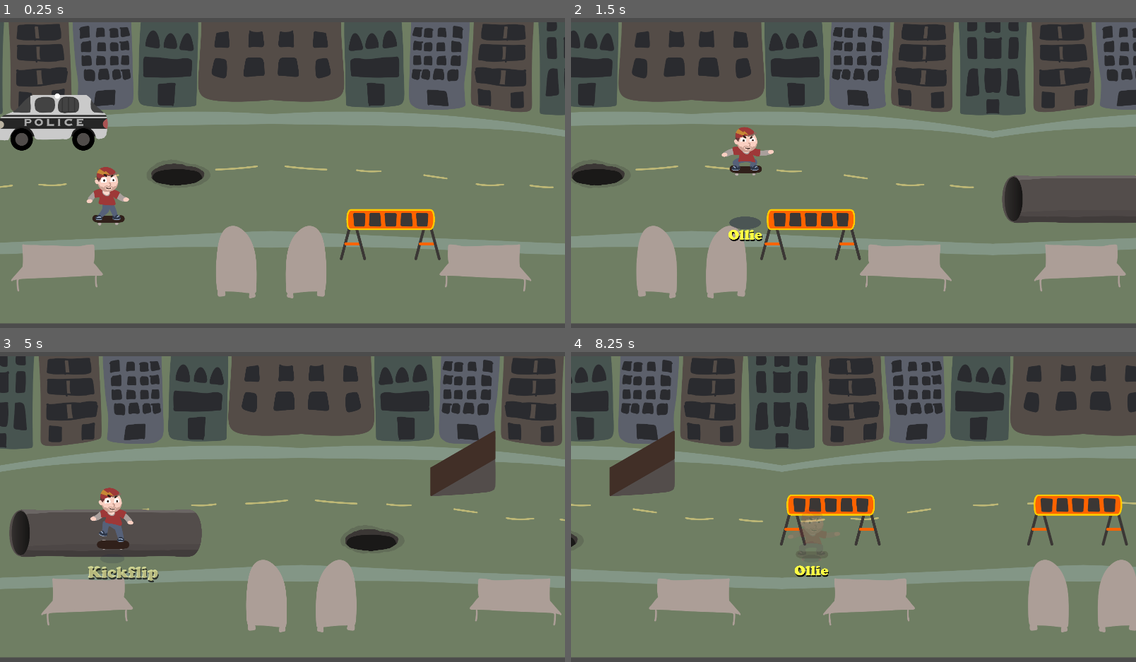
Above: before the commit, frames 1-4 (two rows, left to right).
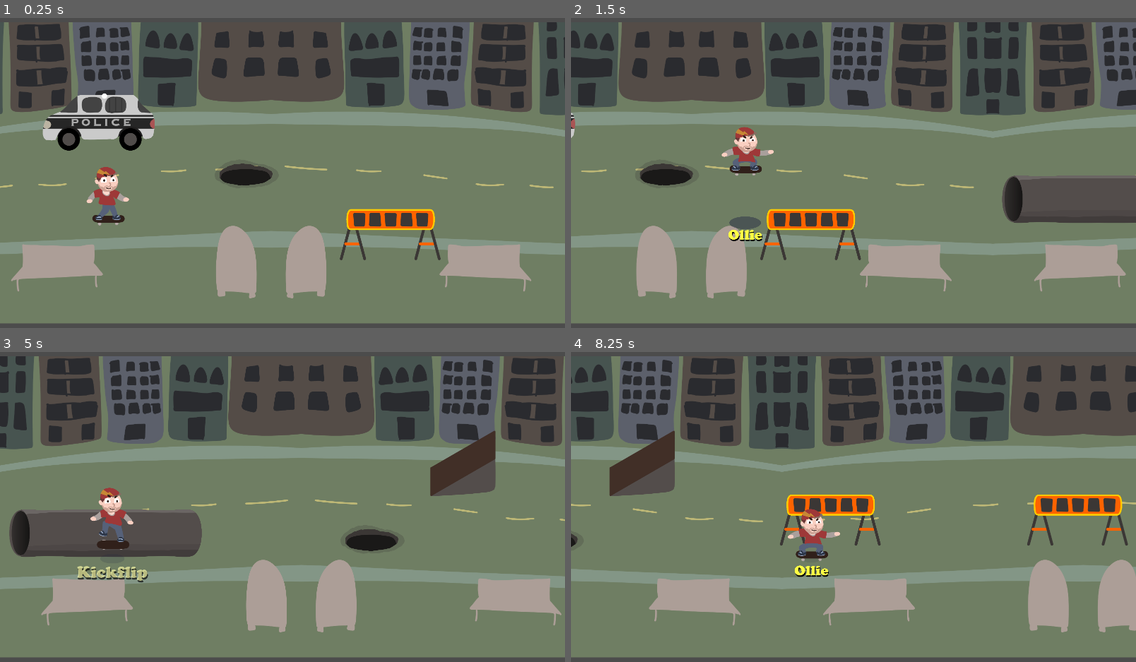
Above: after the commit, the same moments.

Repository: proximadams/The-Radical-Adventures-of-Chris-Pointon
Game: Godot game, scene res://scenes/Level.tscn
Same seed, same stepped clock (60 frames per second), same inputs: the game is played once before the commit and once after it.
Inputs:
- Up to frame 1 (0.25 s): no input
- Up to frame 2 (1.5 s): hold D (move_right) 0.53-1.28 s; hold Down (shift_crouch) 0.53-1.28 s; tap Up (shift_jump) at 0.77 s; hold Left (shift_back) from 1.28 s (still down); tap Down (shift_crouch) at 1.35 s
- Up to frame 3 (5 s): tap Up (shift_jump) at 1.52, 3.02, 3.77, 4.52 s; release Left (shift_back) at 2.03 s; hold D (move_right) 2.03-2.78 s; hold Down (shift_crouch) 2.03-2.78 s; hold Right (shift_forward) 2.78-3.53 s; tap Down (shift_crouch) at 2.85, 4.35 s; hold Down (shift_crouch) 3.53-4.28 s; hold A (move_left) from 3.53 s (still down)
- Up to frame 4 (8.25 s): release A (move_left) at 5.03 s; hold Left (shift_back) 5.03-5.78 s; hold Down (shift_crouch) 5.03-5.78 s; hold D (move_right) 5.78-6.53 s; tap Down (shift_crouch) at 5.85, 7.35 s; tap Up (shift_jump) at 6.02, 6.77, 7.52 s; hold Right (shift_forward) 6.53-7.28 s; hold Down (shift_crouch) 6.53-7.28 s; hold D (move_right) 7.28-8.03 s; hold Left (shift_back) from 8.03 s (still down); hold Down (shift_crouch) from 8.03 s (still down)

The runs differ from the first frame. In frame 1, 4.0% of the frame differs, in the area x 0-49%, y 24-55%; in frame 2, 1.1%; in frame 3, 0.4%; in frame 4, 0.7%.

Commit message:
improve ramp animation glitch and barricade hazard

Diff:
--- a/code/Player.gd
+++ b/code/Player.gd
@@ -36,7 +36,7 @@
 func _process(delta: float) -> void:
 	# shifting weight and jumping
 	if not anim.current_animation.begins_with('jump'):
-		if _check_release_shift() and not anim.current_animation.begins_with('grind_end') and not isInTube:
+		if _check_release_shift() and not anim.current_animation.begins_with('grind_end') and not isInTube and not _check_is_on_ramp():
 			if Input.is_action_just_released('shift_crouch'):
 				if _check_is_grinding():
 					anim.play('grind_uncrouch')
@@ -117,7 +117,7 @@
 
 	# tricks
 	_listen_for_trick_inputs(delta)
-	if (anim.current_animation == 'shift_back' or anim.current_ …(473 unchanged characters)… not _check_is_on_ramp() and not isInTube and rampState == NOT_ON:
+	if (anim.current_animation == 'shift_back' or anim.current_ …(473 unchanged characters)… not _check_is_on_ramp() and not isInTube:
 		if _check_is_grinding():
 			anim.play('grind_turn_180_ftb')
 			anim.queue('grind_forward_hold')
--- a/scenes/Barricade.tscn
+++ b/scenes/Barricade.tscn
@@ -6,7 +6,7 @@
 [ext_resource path="res://code/SpriteAdjustZ.gd" type="Script" id=4]
 
 [sub_resource type="RectangleShape2D" id=13]
-extents = Vector2( 293, 48 )
+extents = Vector2( 293, 40 )
 
 [sub_resource type="RectangleShape2D" id=33]
 extents = Vector2( 275, 10 )
@@ -23,7 +23,7 @@
 script = ExtResource( 3 )
 
 [node name="CollisionShape2D" type="CollisionShape2D" parent="HazardousArea"]
-position = Vector2( -7, 114 )
+position = Vector2( -7, 106 )
 shape = SubResource( 13 )
 
 [node name="GrindableArea" type="Area2D" parent="."]
--- a/scenes/Level.tscn
+++ b/scenes/Level.tscn
@@ -5225,12 +5225,12 @@
 texture = ExtResource( 4 )
 
 [node name="CopCar" type="Sprite" parent="Background/Group1"]
-position = Vector2( 280, 133 )
+position = Vector2( 440, 133 )
 scale = Vector2( 0.5, 0.5 )
 texture = ExtResource( 7 )
 
 [node name="Pothole" type="Node2D" parent="Background/Group1"]
-position = Vector2( 698, 312 )
+position = Vector2( 930, 312 )
 scale = Vector2( 0.5, 0.5 )
 
 [node name="Sprite" type="Sprite" parent="Background/Group1/Pothole"]
@@ -5513,7 +5513,6 @@
 disabled = true
 
 [node name="TrickLabels" type="Node2D" parent="Player"]
-modulate = Color( 1, 1, 0, 0 )
 scale = Vector2( 1.5, 1.5 )
 z_index = 10
 
@@ -5530,6 +5529,7 @@
 margin_top = 41.5
 margin_right = 148.0
 margin_bottom = 106.5
+grow_horizontal = 2
 theme = SubResource( 53 )
 text = "Kickflip"
 align = 1
@@ -5543,6 +5543,7 @@
 margin_top = 31.5
 margin_right = 144.0
 margin_bottom = 96.5
+grow_horizontal = 2
 theme = SubResource( 53 )
 text = "Kickflip"
 align = 1
@@ -5610,6 +5611,7 @@
 align = 1
 
 [node name="Grind" type="Node2D" parent="Player/TrickLabels"]
+visible = false
 
 [node name="TextBackground" type="Label" parent="Player/TrickLabels/Grind"]
 modulate = Color( 0, 0, 0, 1 )
